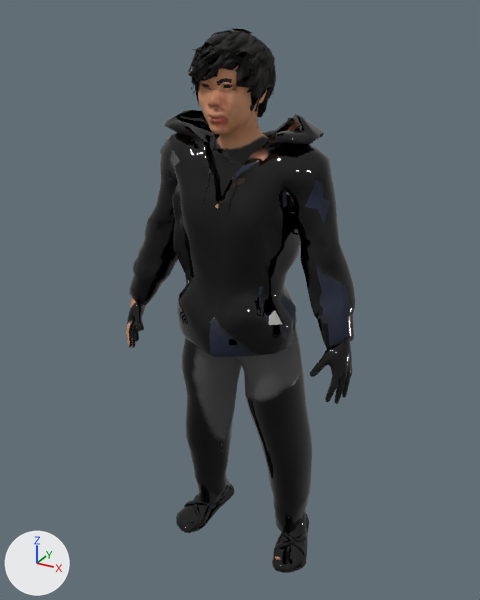
Two versions of the glTF model web/room/boy2.glb, one commit apart.
The view is the same before and after, from a camera (50 mm lens) standing at (0.925, -1.701, 0.89) and looking at (-0.017, 0.012, 0.034). Arrows for +X, +Y and +Z are at lower left; the lights stay in place. The picture after the commit comes second. Where no turn or scale is listed for an object, it has been applied to the vertices. Vertices at exactly the same position are counted once.

The first picture shows 'base'.
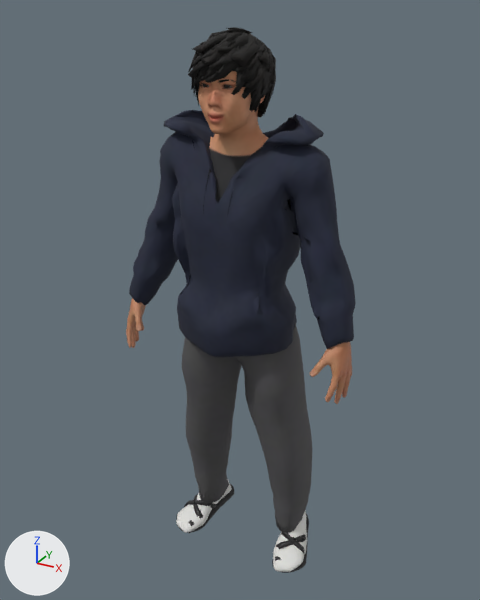
Pixel boxes (x1, y1, x2, y2) of what changed, in the pictures (480 x 600 px; the box of a moved part takes in the faces that stretch with it):
'base', reshaped: before (126, 28, 356, 573); after (126, 27, 356, 573)
part 1 of me_base, moved or reshaped: before (199, 73, 231, 126); after (196, 73, 235, 124)
part 2 of me_base, surface changed (lighter): (126, 28, 356, 573) in both

The change, as a diff of the scene's bpy script:
```diff
--- a/web/room/boy2.glb.py
+++ b/web/room/boy2.glb.py
@@ me_base @@
 me_base.from_pydata(...)  # 13133 vertices, 24276 faces; spans x -0.39..0.39, y -0.2..0.18, z -0.92..0.84
 # used by ob_base; location = (0.0, 0.0, 0.0)
+# me_base part 1: 74 vertices moved within x -0.09..0.06, y -0.16..-0.04, z 0.62..0.72; 45 vertices removed from x -0.06..0.06, y -0.16..-0.13, z 0.61..0.73; 45 vertices added at x -0.06..0.06, y -0.16..-0.14, z 0.62..0.72
+# me_base part 2: 17520 kept faces spanning x -0.39..0.39, y -0.2..0.18, z -0.92..0.84 get new texture (UV) coordinates
 me_base.materials.append(mat_boy2_body)
```
